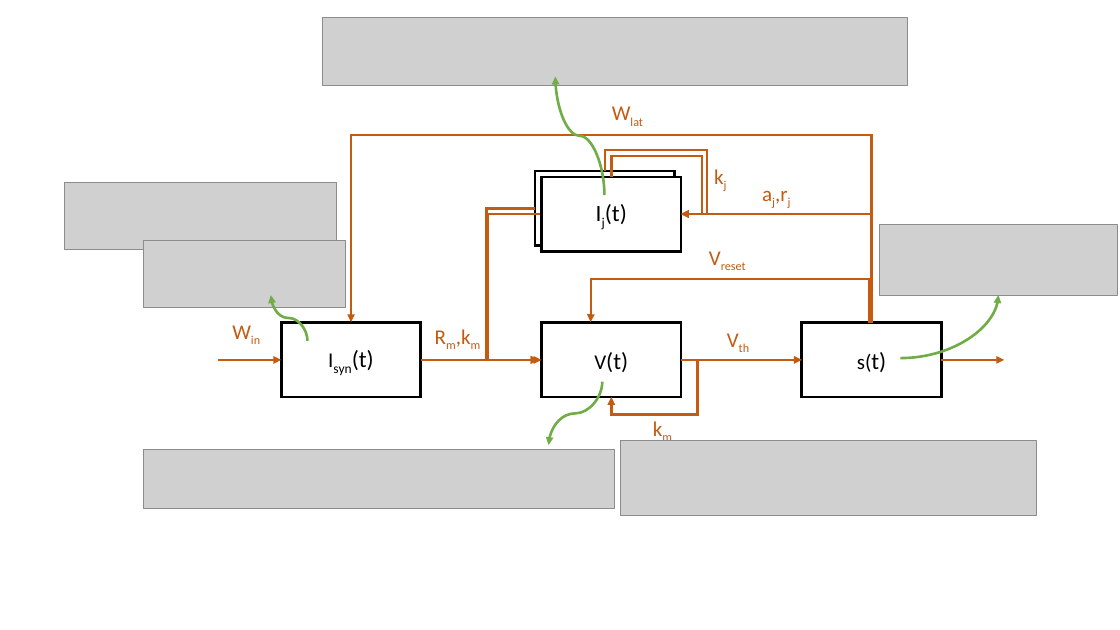
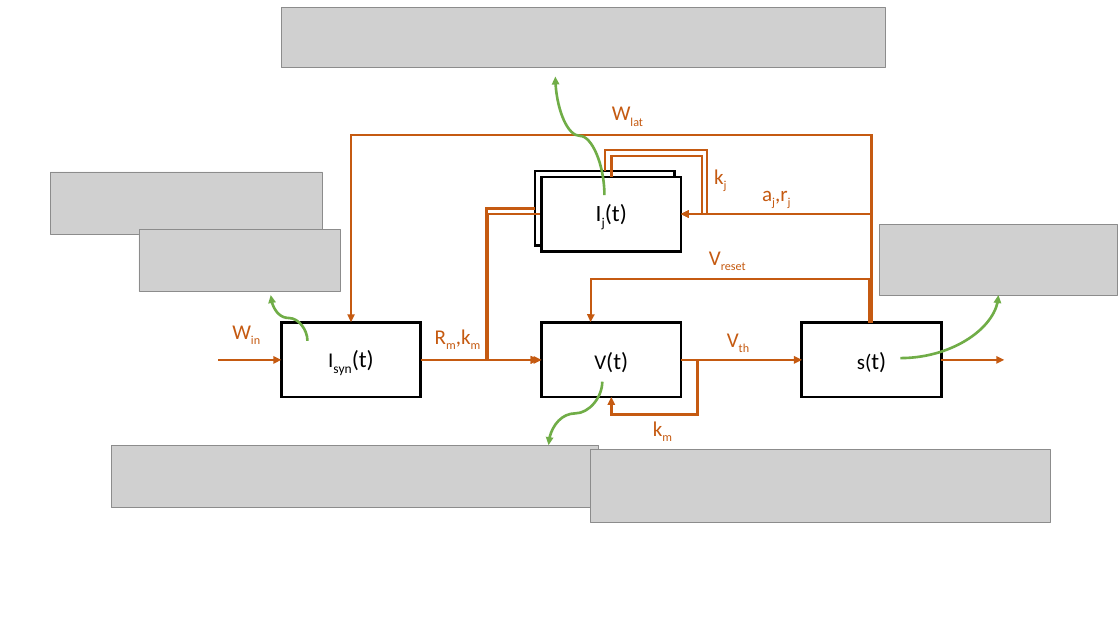
Before and after one commit to AllenInstitute/GLIFS_ASC, a slide deck: slide 4 of main/results/paper_figures/model_schematic [Autosaved].pptx. Drawn at 1120x630 pixels with LibreOffice and Linux fonts; fonts in the diff are those of the drawing; grey boxes stand for pictures. Boxes give left, top, right and bottom in pixels: in the first picture for what was removed or moved away, otherwise in the second. Text is boxed around its words. In the diff, an @@ line names an element or a change of style, - is before the commit and + after.

```diff
--- a/main/results/paper_figures/model_schematic [Autosaved].pptx
+++ b/main/results/paper_figures/model_schematic [Autosaved].pptx
@@ picture: place and size @@
-picture at box(323, 18, 907, 86)
+picture at box(281, 8, 886, 67)
@@ picture: place and size @@
-picture at box(65, 182, 337, 250)
+picture at box(50, 172, 323, 234)
@@ picture: place and size @@
-picture at box(144, 240, 345, 308)
+picture at box(139, 229, 340, 292)
@@ picture: place and size @@
-picture at box(144, 450, 614, 508)
+picture at box(111, 445, 598, 507)
@@ picture: place and size @@
-picture at box(621, 441, 1038, 516)
+picture at box(591, 450, 1050, 523)
```
Also in this commit, not shown: 10 other files.
